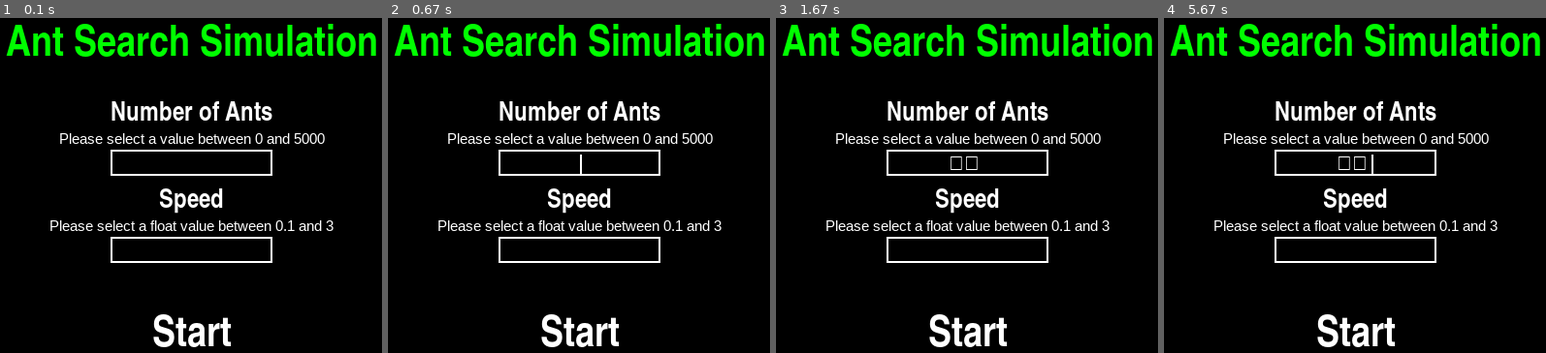
Above: before the commit, frames 1-4 (left to right).
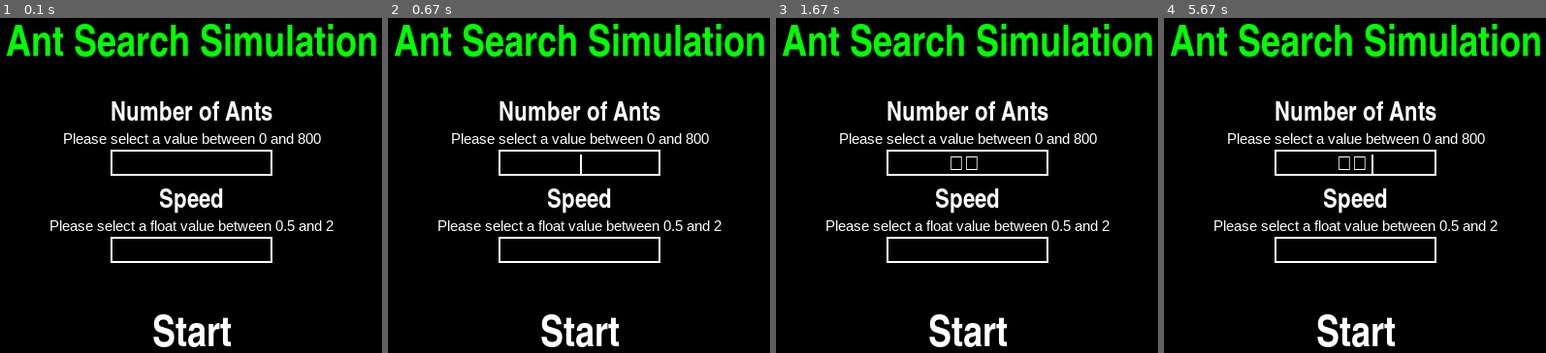
Above: after the commit, the same moments.

Repository: lucasthierry17/Ant_Project
Game: pygame game, started from source/main.py
Two runs of this game, one before a commit and one after it. Both use one fixed random seed, a clock stepped at 60 frames per second and the inputs below.
Inputs (mouse positions are in pixels of both pictures, inside the frame that each line leads up to):
- Up to frame 1 (0.1 s): no input
- Up to frame 2 (0.67 s): click (594, 162) at 0.38 s
- Up to frame 3 (1.67 s): tap Enter at 0.67, 1 s; click (1051, 232) at 1.38 s
- Up to frame 4 (5.67 s): click (1355, 245) at 2.22 s; click (1542, 262) at 2.55 s; click (1370, 162) at 5.38 s

The runs differ from the first frame. In frame 1, 1.4% of the frame differs, in the area x 15-88%, y 34-64%; in frame 2, 1.4%; in frame 3, 1.4%; in frame 4, 1.4%.

Commit message:
Changed the ranges

Diff:
--- a/source/main.py
+++ b/source/main.py
@@ -7,19 +7,17 @@
 
 
 WIDTH, HEIGHT = 1200, 800
-NUM_ANTS = 300 # number of ants
 PRATIO = 5 # ratio between screen and phero_grid
 NEST = (WIDTH // 3.5, HEIGHT // 2)
 VSYNC = True
-SPEED = 2
 HOME_PHEROMONE = 50
 FOOD_PHEROMONE = 70
-DECAY_RATE = 0.6
+DECAY_RATE = 0.7 # the higher the fast the pheromones disappear (between 0-1)
 NEST_SIZE = 30
 FOOD_SOURCES = []
 
 class Ants(pygame.sprite.Sprite):
-    """ANT Class, changes the ant orientation"""
+    """ANT Class, changes the orientation of the ant"""
     def __init__(self, nest, pheromones, speed):
         super().__init__()
         self.x_pos, self.y_pos = nest  # starting coordinates
@@ -126,8 +124,18 @@
         self.y_pos += self.desire_dir[1] * self.speed
 
     def random_walk(self):
-        angle_change = random.uniform(-8, 8)
-        self.desire_dir = self.desire_dir.rotate(angle_change).normalize()
+        #angle_change = random.uniform(-8, 8)
+        #self.desire_dir = self.desire_dir.rotate(angle_change)
+        #print(self.desire_dir)
+        #self.desire_dir = self.desire_dir.rotate(angle_change).normalize()
+        angle_change = random.uniform(*self.angle_range)
+        self.desire_dir = self.desire_dir.rotate(angle_change)
+        if self.desire_dir.length() > 0:
+            self.desire_dir = self.desire_dir.normalize()
+        else:
+            # If the length of the vector is zero, generate a new random direction
+            random_angle = random.uniform(0, 360)
+            self.desire_dir = pygame.Vector2(1, 0).rotate(random_angle)
 
 
 class Pheromones:
--- a/source/start_screen.py
+++ b/source/start_screen.py
@@ -55,10 +55,10 @@
                                                 min(25, int(0.8 * self.ants_text.get_height())))
 
         self.value_range_font = pygame.font.SysFont('Arial', 15)
-        num_ants_range_info = 'Please select a value between 0 and 5000'
+        num_ants_range_info = 'Please select a value between 0 and 800'
         self.value_range_ants = self.value_range_font.render(num_ants_range_info,
                                                              True, (255, 255, 255))
-        speed_range_info = 'Please select a float value between 0.1 and 3'
+        speed_range_info = 'Please select a float value between 0.5 and 2'
         self.value_range_speed = self.value_range_font.render(speed_range_info,
                                                               True, (255, 255, 255))
 
